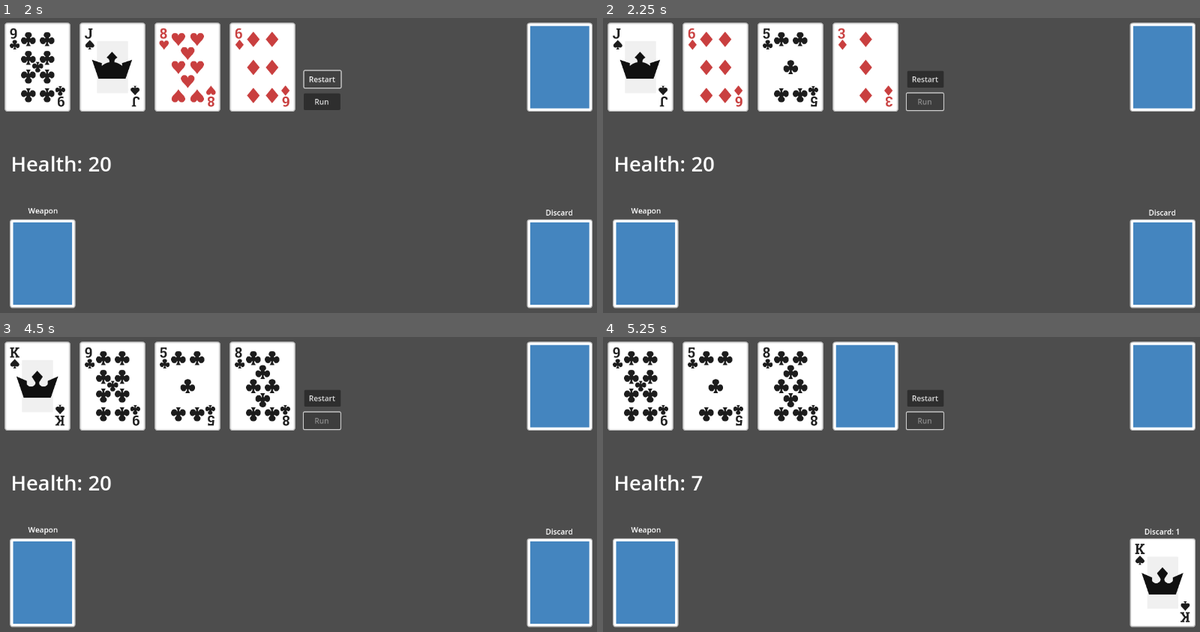
Above: before the commit, frames 1-4 (two rows, left to right).
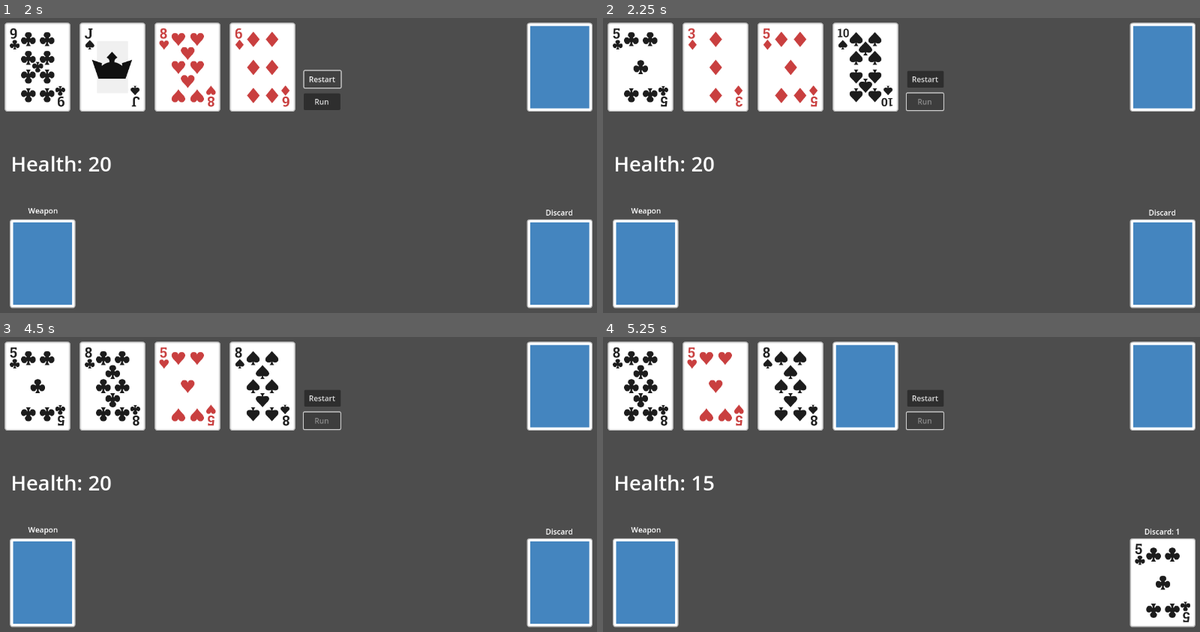
Above: after the commit, the same moments.

Repository: ftsenguen/scoundrel
Game: Godot game, scene res://game_board.tscn
The game is run twice, just before and just after one commit, with the same random seed, the same clock (stepped at 60 frames per second) and the same inputs.
Inputs (mouse positions are in pixels of both pictures, inside the frame that each line leads up to):
- Up to frame 1 (2 s): click "Restart" at 0.5 s; click "Restart" at 1.25 s
- Up to frame 2 (2.25 s): click "Run" at 2 s
- Up to frame 3 (4.5 s): click "Restart" at 2.75 s; click "Restart" at 3.5 s; click "Run" at 4.25 s
- Up to frame 4 (5.25 s): tap Enter at 5 s; move the mouse to (638, 387) at 5.02 s; click (638, 387) at 5.17 s

Frame 1 is identical in both runs. In frame 2, 2.8% of the frame differs, in the area x 1-49%, y 3-31%; in frame 3, 2.3%; in frame 4, 2.4%.

Commit message:
small fixes

Diff:
--- a/Main.gd
+++ b/Main.gd
@@ -37,9 +37,10 @@
 	draw_board()
 
 func free_all_cards() -> void:
-	for c : Card in game_state.live_cards:
+	while game_state.live_cards.size() > 0:
+		var c : Card = game_state.live_cards.pop_back()
 		c.queue_free()
-	game_state.live_cards = []
+
 
 func initialize_board_state() -> void:
 	splash.visible = false
@@ -181,7 +182,7 @@
 	self.get_node("RunButton").disabled = true
 	for c : Dictionary in game_state.dungeon:
 		game_state.deck.append(c)
-		game_state.dungeon.erase(c)
+	game_state.dungeon = []
 	populate_dungeon()
 	draw_board()
 
